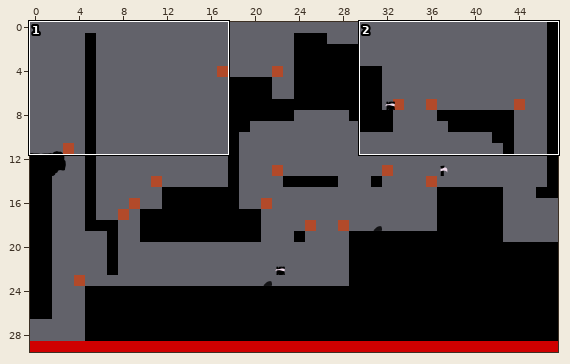
A Tiled map gets an edit: maps/level_02.tmx. Above: a wide view before the commit, with the close-up outlined.
Close-up. First the earlier version:
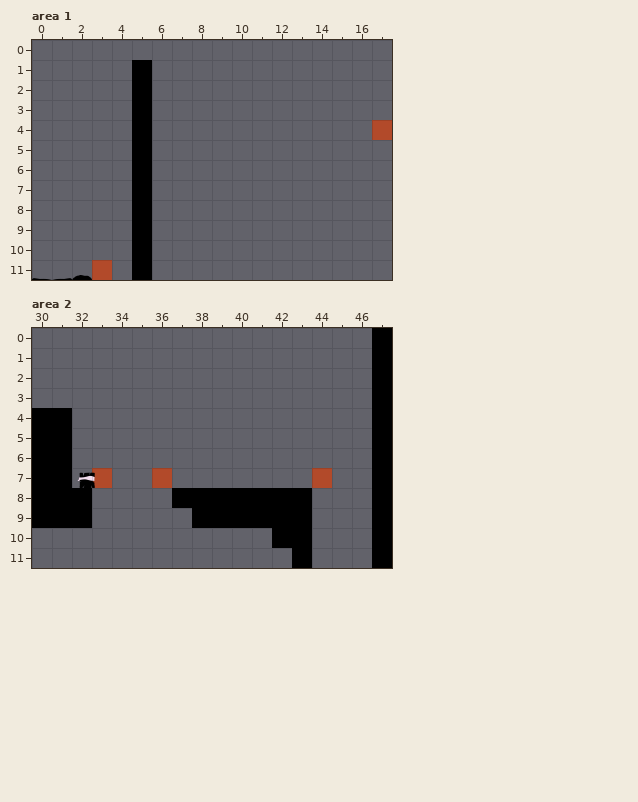
Cells are 64x64 px. Shown: area 1 x 0..17, y 0..11; area 2 x 30..47, y 0..11. The commit also changed other parts of the map, which this record leaves out.
After:
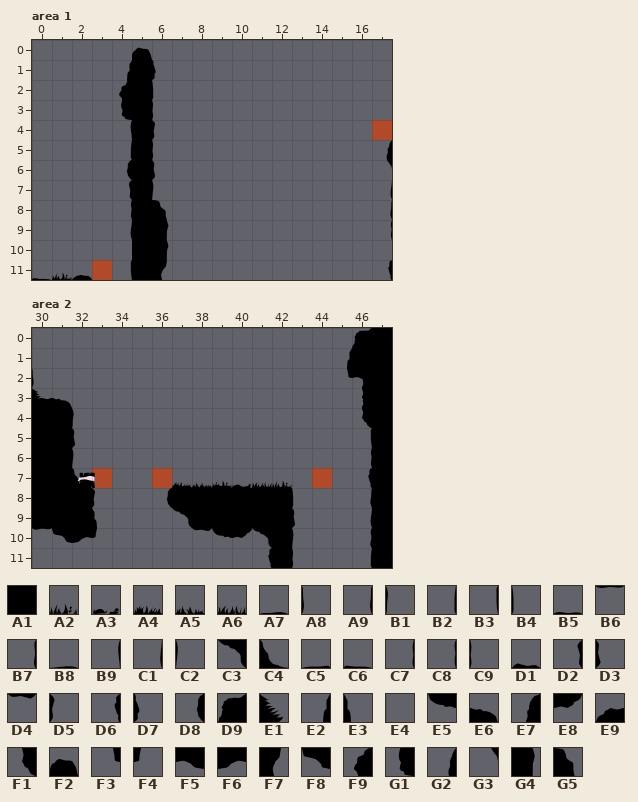
Key: from "tileset": A1 78, A2 116, A3 120 flipped left-right, A4 156, A5 157, A6 158, A7 159 flipped left-right, A8 159 flipped on the other diagonal, A9 159 turned 270, B1 159 turned 90, B2 160 flipped on the diagonal, B3 160 turned 270, B4 160 turned 90, B5 161, B6 161 flipped up-down, B7 161 turned 270, B8 162 flipped left-right, B9 162 flipped on the diagonal, C1 162 turned 270, C2 162 turned 90, C3 194 turned 270, C4 195 turned 90, C5 197, C6 197 flipped left-right, C7 198 flipped on the diagonal, C8 198 turned 270, C9 198 turned 90, D1 199, D2 199 flipped on the diagonal, D3 199 flipped on the other diagonal, D4 199 turned 180, D5 199 turned 90, D6 200 turned 270, D7 200 turned 90, D8 201 turned 270, D9 230, E1 234 turned 90, E2 273, E3 273 flipped left-right, E4 274, E5 276, E6 276 turned 180, E7 276 turned 90, E8 277, E9 277 turned 180, F1 277 turned 90, F2 278 turned 180, F3 311, F4 311 flipped left-right, F5 312, F6 312 flipped left-right, F7 312 turned 270, F8 313 flipped left-right, F9 352 turned 90, G1 353 turned 90, G2 425, G3 463, G4 540 turned 270, G5 541 turned 270.
__ is an empty cell, .. an unchanged one.
Changes in this commit:
--- layer "layer_decos1", area 1
@@ x 1..17 @@
- 0 .. .. .. .. __ .. .. .. .. .. .. .. .. .. .. .. ..
- 1 .. .. .. __ .. __ .. .. .. .. .. .. .. .. .. .. ..
- 2 .. .. .. __ .. __ .. .. .. .. .. .. .. .. .. .. ..
- 3 .. .. .. __ .. __ .. .. .. .. .. .. .. .. .. .. ..
- 4 .. .. .. __ .. __ .. .. .. .. .. .. .. .. .. .. ..
- 5 .. .. .. __ .. __ .. .. .. .. .. .. .. .. .. .. __
- 6 .. .. .. __ .. __ .. .. .. .. .. .. .. .. .. .. __
- 7 .. .. .. __ .. __ .. .. .. .. .. .. .. .. .. .. __
- 8 .. .. .. __ .. __ .. .. .. .. .. .. .. .. .. .. __
- 9 .. .. .. __ .. __ .. .. .. .. .. .. .. .. .. .. __
-10 .. .. .. .. .. __ .. .. .. .. .. .. .. .. .. .. ..
-11 C5 .. .. __ .. __ .. .. .. .. .. .. .. .. .. .. __
+ 0 .. .. .. .. F2 .. .. .. .. .. .. .. .. .. .. .. ..
+ 1 .. .. .. E2 .. D7 .. .. .. .. .. .. .. .. .. .. ..
+ 2 .. .. .. F3 .. B4 .. .. .. .. .. .. .. .. .. .. ..
+ 3 .. .. .. C7 .. C9 .. .. .. .. .. .. .. .. .. .. ..
+ 4 .. .. .. B9 .. D5 .. .. .. .. .. .. .. .. .. .. ..
+ 5 .. .. .. B2 .. C9 .. .. .. .. .. .. .. .. .. .. G2
+ 6 .. .. .. D8 .. D3 .. .. .. .. .. .. .. .. .. .. G3
+ 7 .. .. .. D2 .. C2 .. .. .. .. .. .. .. .. .. .. C1
+ 8 .. .. .. C8 .. G5 .. .. .. .. .. .. .. .. .. .. A9
+ 9 .. .. .. C1 .. G4 .. .. .. .. .. .. .. .. .. .. C8
+10 .. .. .. .. .. G4 .. .. .. .. .. .. .. .. .. .. ..
+11 B5 .. .. B3 .. F7 .. .. .. .. .. .. .. .. .. .. D6
--- layer "layer_decos2", area 1
@@ x 4..4 @@
- 2 __
- 3 __
+ 2 F9
+ 3 G1
@@ x 1..1 @@
-11 __
+11 A2
--- layer "layer_platforms", area 2
@@ x 46..46 @@
- 1 __
+ 1 A1
@@ x 42..43 @@
- 8 .. A1
- 9 .. A1
-10 .. A1
-11 __ A1
+ 8 .. __
+ 9 .. __
+10 .. __
+11 A1 __
--- layer "layer_decos1", area 2
@@ x 30..46 @@
- 0 .. .. .. .. .. .. .. .. .. .. .. .. .. .. .. .. __
- 1 .. .. .. .. .. .. .. .. .. .. .. .. .. .. .. __ __
- 2 __ .. .. .. .. .. .. .. .. .. .. .. .. .. .. __ __
- 3 __ __ .. .. .. .. .. .. .. .. .. .. .. .. .. .. __
- 4 .. .. __ .. .. .. .. .. .. .. .. .. .. .. .. .. __
- 5 .. .. __ .. .. .. .. .. .. .. .. .. .. .. .. .. __
- 6 .. .. __ .. .. .. .. .. .. .. .. .. .. .. .. .. __
- 7 .. .. __ .. .. .. .. __ __ __ __ __ __ .. .. .. __
- 8 .. .. .. __ .. .. __ .. .. .. .. .. .. __ .. .. __
- 9 .. .. .. __ .. .. .. __ .. .. .. .. .. __ .. .. __
-10 __ __ __ __ .. .. .. .. __ __ __ __ .. __ .. .. __
-11 .. .. .. .. .. .. .. .. .. .. .. __ .. __ .. .. __
+ 0 .. .. .. .. .. .. .. .. .. .. .. .. .. .. .. .. B7
+ 1 .. .. .. .. .. .. .. .. .. .. .. .. .. .. .. E2 E4
+ 2 A8 .. .. .. .. .. .. .. .. .. .. .. .. .. .. F3 F5
+ 3 E9 E6 .. .. .. .. .. .. .. .. .. .. .. .. .. .. F1
+ 4 .. .. B1 .. .. .. .. .. .. .. .. .. .. .. .. .. D2
+ 5 .. .. D3 .. .. .. .. .. .. .. .. .. .. .. .. .. B3
+ 6 .. .. C2 .. .. .. .. .. .. .. .. .. .. .. .. .. C8
+ 7 .. .. C4 .. .. .. .. D1 B8 D1 C6 B5 A7 .. .. .. D6
+ 8 .. .. .. D5 .. .. D8 .. .. .. .. .. .. B4 .. .. A9
+ 9 .. .. .. E3 .. .. .. C3 .. .. .. .. .. D3 .. .. C1
+10 B6 F8 F6 F4 .. .. .. .. D4 E5 E8 C3 .. C2 .. .. B7
+11 .. .. .. .. .. .. .. .. .. .. .. D6 .. C9 .. .. B2
--- layer "layer_decos2", area 2
@@ x 46..46 @@
- 0 __
+ 0 D9
@@ x 30..46 @@
- 2 .. .. .. .. .. .. .. .. .. .. .. .. .. .. .. .. __
- 3 __ .. .. .. .. .. .. .. .. .. .. .. .. .. .. .. __
- 4 .. .. .. .. .. .. .. .. .. .. .. .. .. .. .. .. __
+ 2 .. .. .. .. .. .. .. .. .. .. .. .. .. .. .. .. E7
+ 3 E1 .. .. .. .. .. .. .. .. .. .. .. .. .. .. .. E7
+ 4 .. .. .. .. .. .. .. .. .. .. .. .. .. .. .. .. F1
@@ x 37..42 @@
- 7 __ __ __ __ __ __
+ 7 A4 A5 A2 A3 A6 A2
